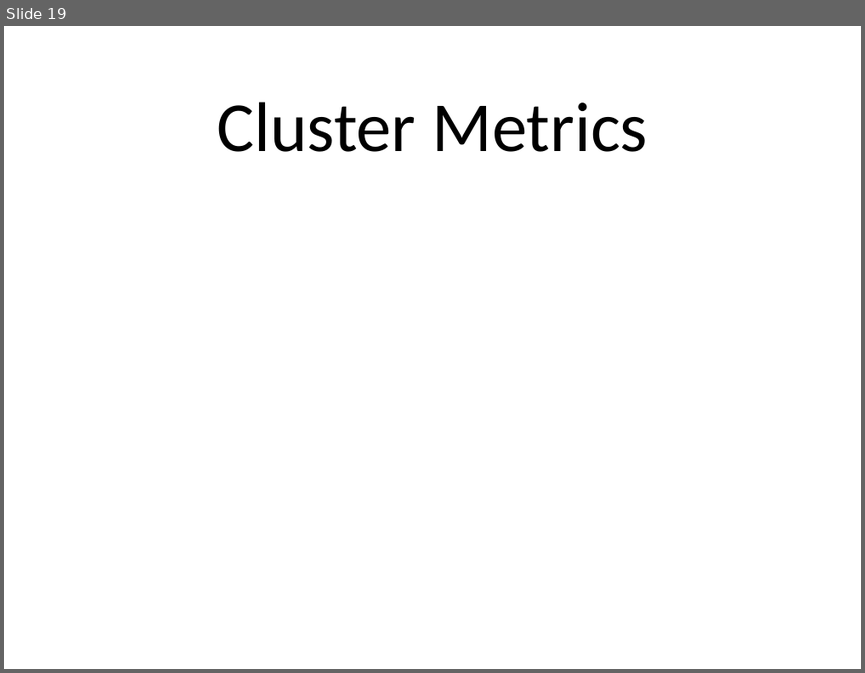
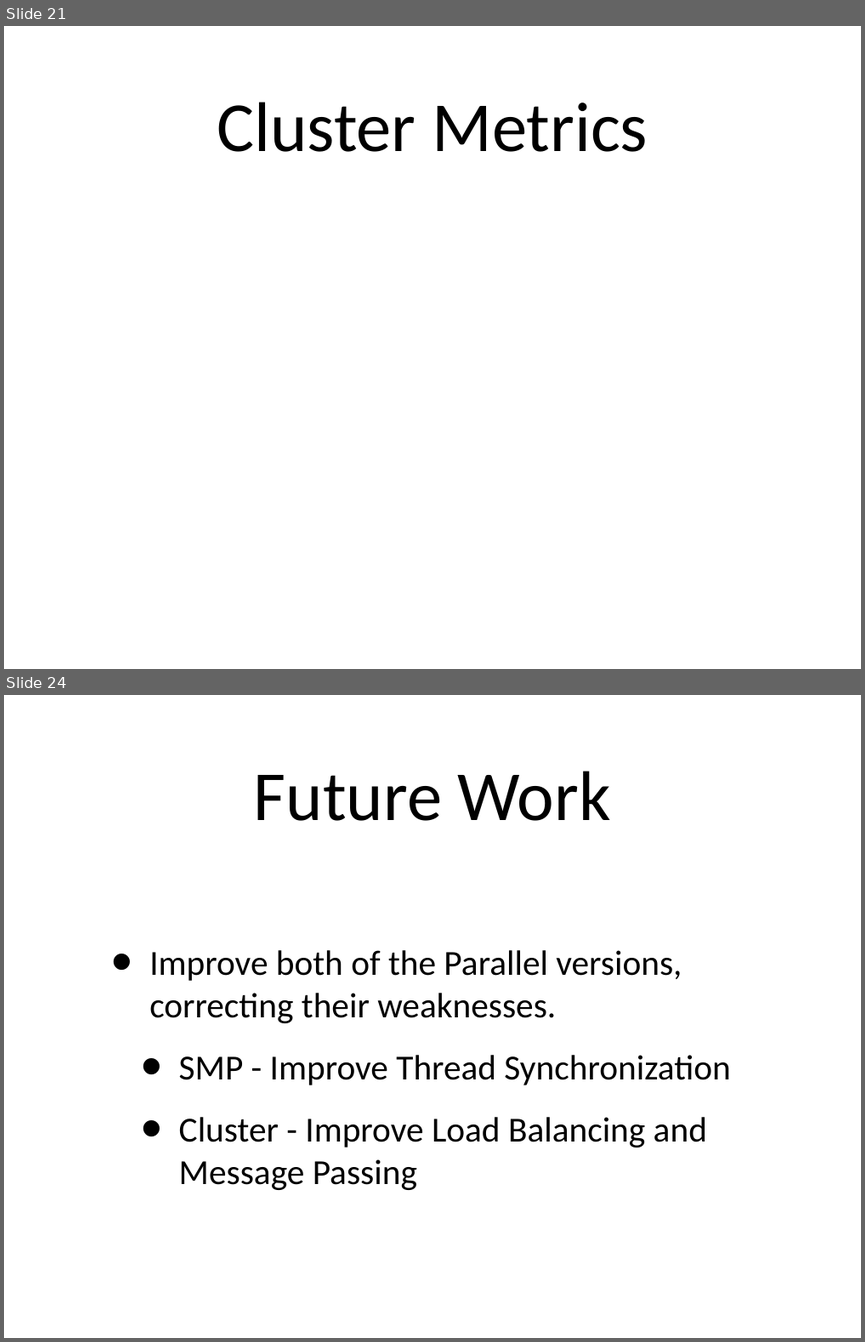
Before and after one commit to amod0017/rit-othello, a slide deck: Othello/other/Othello-Presentation-2.ppt. Shown one above the other, each under a label of ours: slide 19 before the commit, slides 21 and 24 after it; the slides between them are not shown. The pictures are 865x673 and 865x1342 pixels, drawn with LibreOffice and Linux fonts; fonts in the diff are those of the drawing. Boxes give left, top, right and bottom in pixels: in the first picture for what was removed or moved away, otherwise in the second. Text is boxed around its words. In the diff, an @@ line names an element or a change of style, - is before the commit and + after.

```diff
--- a/Othello/other/Othello-Presentation-2.ppt
+++ b/Othello/other/Othello-Presentation-2.ppt
@@ slide 24 added at [4,695,861,1338], background #FFFFFF @@
@@ title added at [254,771,611,821], 84 pt, text #000000 @@
+Future Work
@@ text added at [149,950,730,1190], 42 pt, text #000000 @@
+• Improve both of the Parallel versions, correcting their weaknesses.
+  • SMP - Improve Thread Synchronization
+  • Cluster - Improve Load Balancing and Message Passing
@@ what was slide 19 is now slide 21 @@
```
Also in this commit, not shown: 1 slide changed, 6 other slides added, 4 slides removed.
